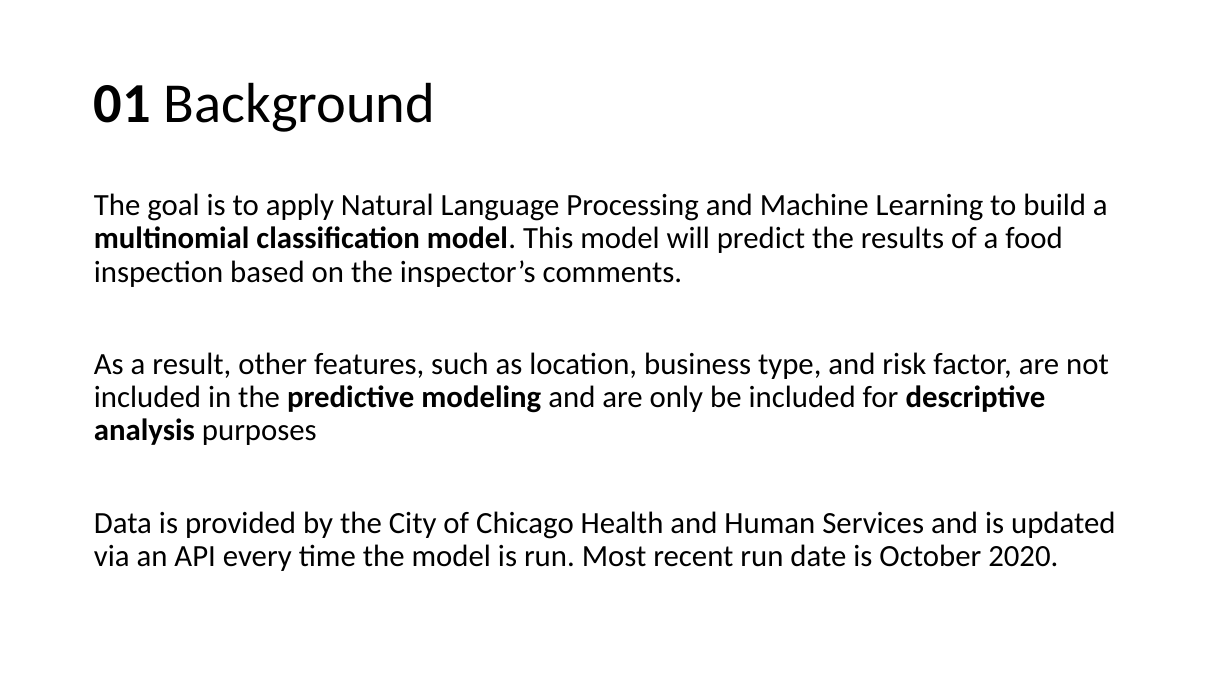
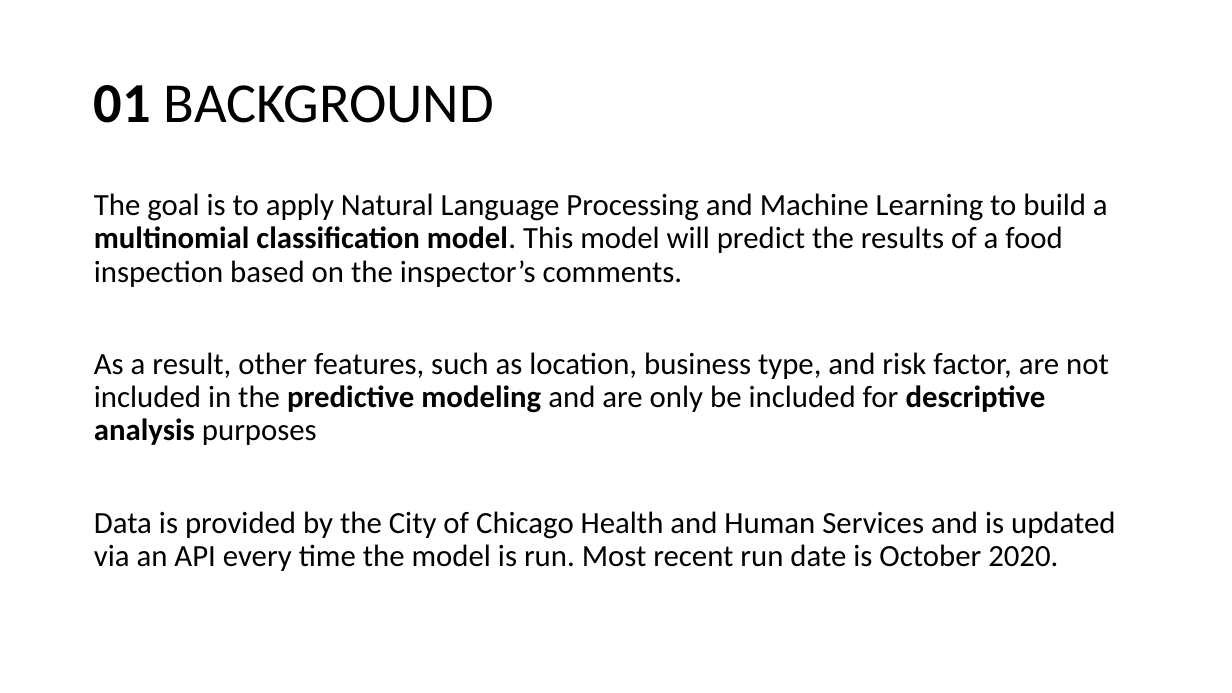
Before and after one commit to sstarkjr/NLP-food-safety-classification, a slide deck: slide 3 of Presentation.pptx. Drawn at 1232x693 pixels with LibreOffice and Linux fonts; fonts in the diff are those of the drawing. Boxes give left, top, right and bottom in pixels: in the first picture for what was removed or moved away, otherwise in the second. Text is boxed around its words. In the diff, an @@ line names an element or a change of style, - is before the commit and + after.

```diff
--- a/Presentation.pptx
+++ b/Presentation.pptx
@@ title at bbox=[94, 85, 494, 123]: text changed @@
-01 Background
+01 BACKGROUND
```
Also in this commit, not shown: 4 other slides changed, 4 slides added, 2 slides removed, 3 other files.
